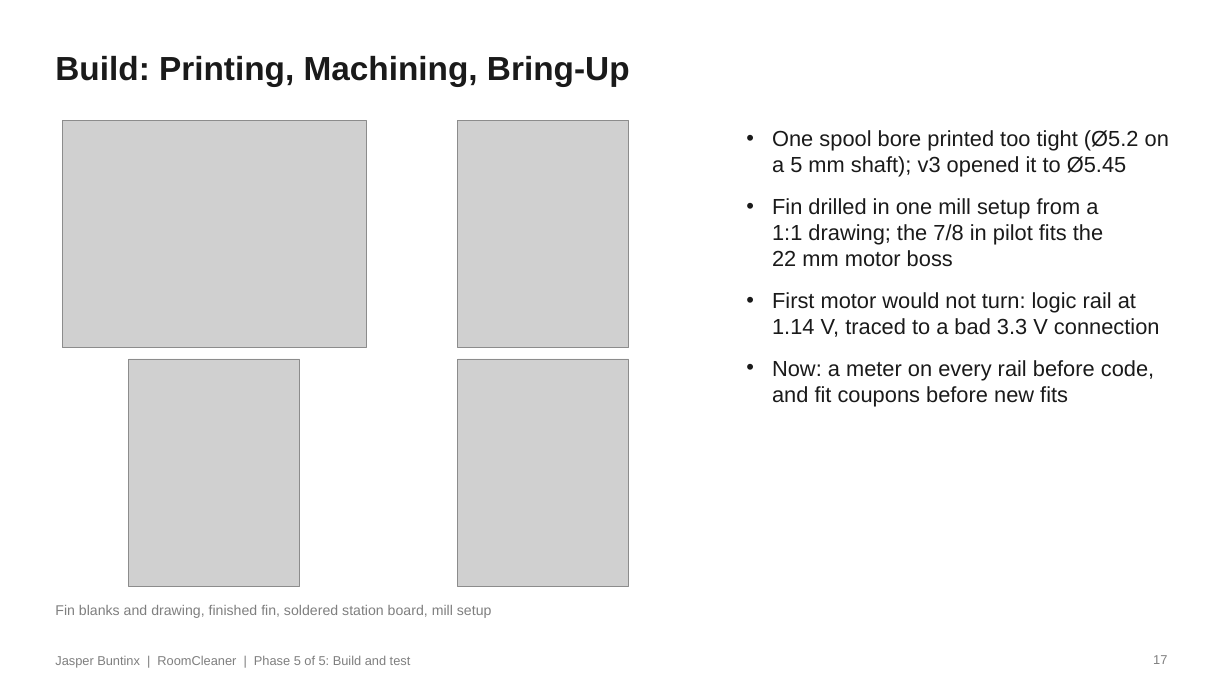
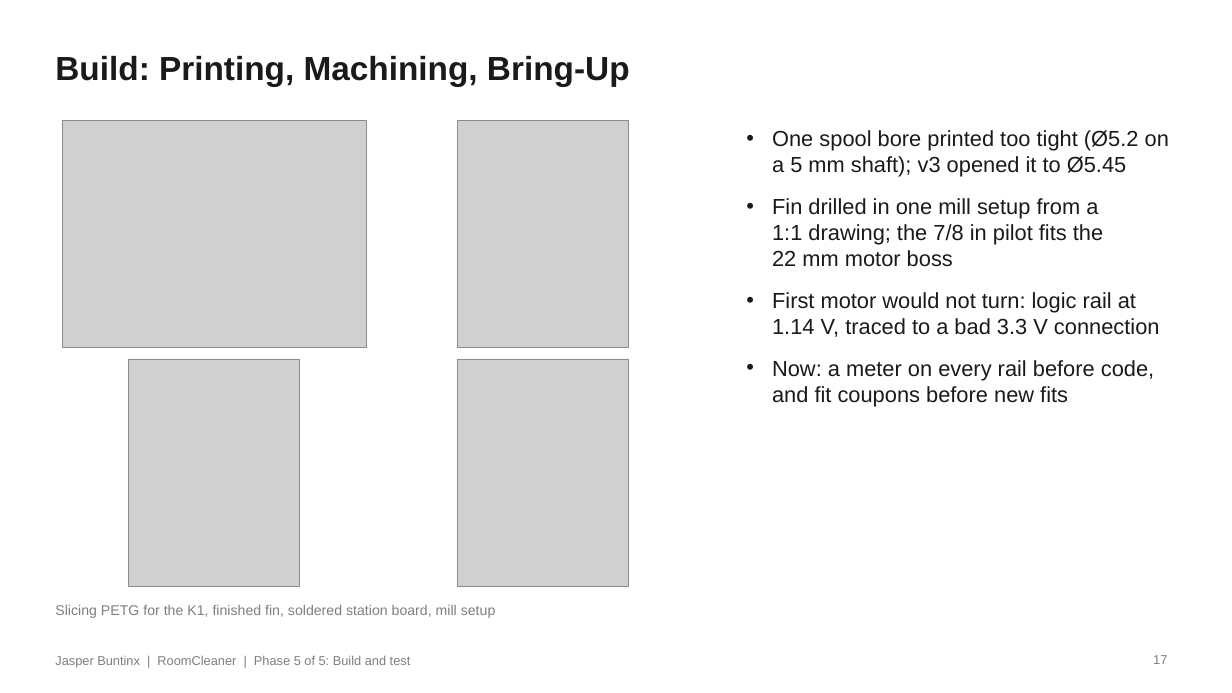
Before and after one commit to Jaspario1199/RoomCleaner, a slide deck: slide 17 of docs/presentation/deck_v8/RoomCleaner_Buntinx_Oct27_v8.pptx. Drawn at 1232x693 pixels with LibreOffice and Linux fonts; fonts in the diff are those of the drawing; grey boxes stand for pictures. Boxes give left, top, right and bottom in pixels: in the first picture for what was removed or moved away, otherwise in the second. Text is boxed around its words. In the diff, an @@ line names an element or a change of style, - is before the commit and + after.

```diff
--- a/docs/presentation/deck_v8/RoomCleaner_Buntinx_Oct27_v8.pptx
+++ b/docs/presentation/deck_v8/RoomCleaner_Buntinx_Oct27_v8.pptx
@@ text at (55, 605, 496, 618): text changed @@
-Fin blanks and drawing, finished fin, soldered station board, mill setup
+Slicing PETG for the K1, finished fin, soldered station board, mill setup
```
Also in this commit, not shown: 3 other slides changed, 11 other files.
